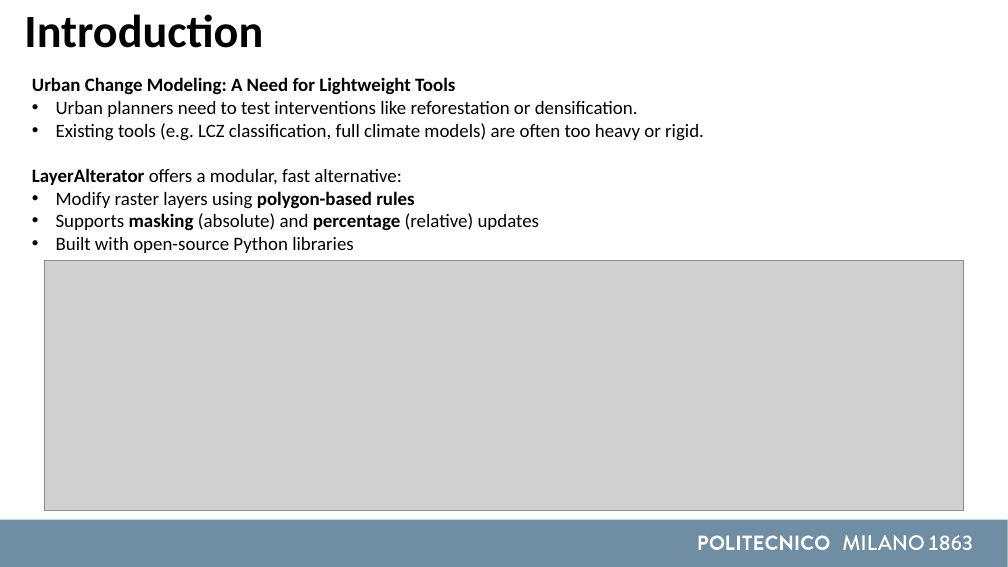
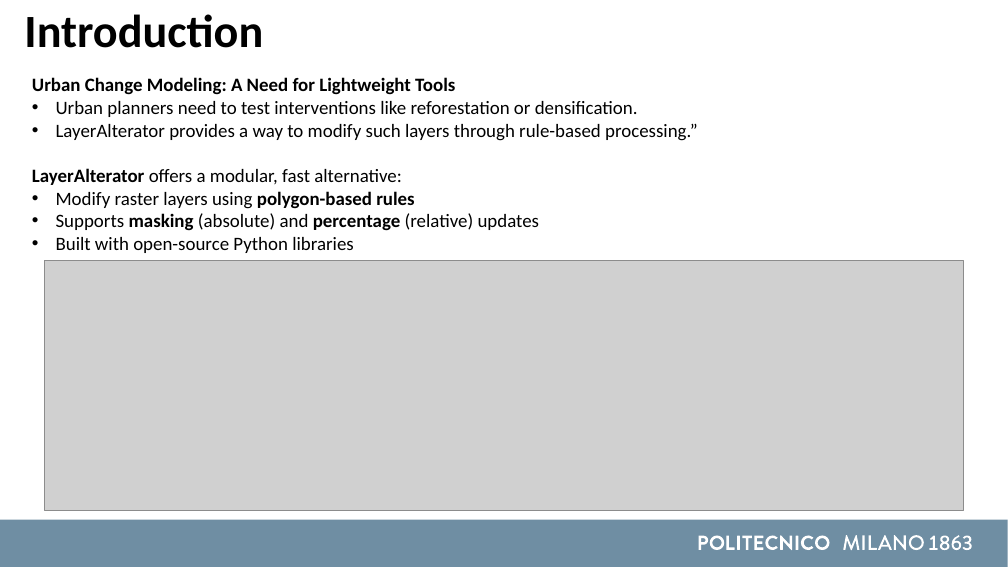
Before and after one commit to AmirDonyadide/LayerAlterator, a slide deck: slide 2 of Presentation.pptx. Drawn at 1008x567 pixels with LibreOffice and Linux fonts; fonts in the diff are those of the drawing; grey boxes stand for pictures. Boxes give left, top, right and bottom in pixels: in the first picture for what was removed or moved away, otherwise in the second. Text is boxed around its words. In the diff, an @@ line names an element or a change of style, - is before the commit and + after.

Commit message:
Update Presentation

```diff
--- a/Presentation.pptx
+++ b/Presentation.pptx
@@ text at <box>56,124,698,141</box>: text changed @@
-• Existing tools (e.g. LCZ classification, full climate models) are often too heavy or rigid.
+• LayerAlterator provides a way to modify such layers through rule-based processing.”
```
Also in this commit, not shown: 1 other file.
